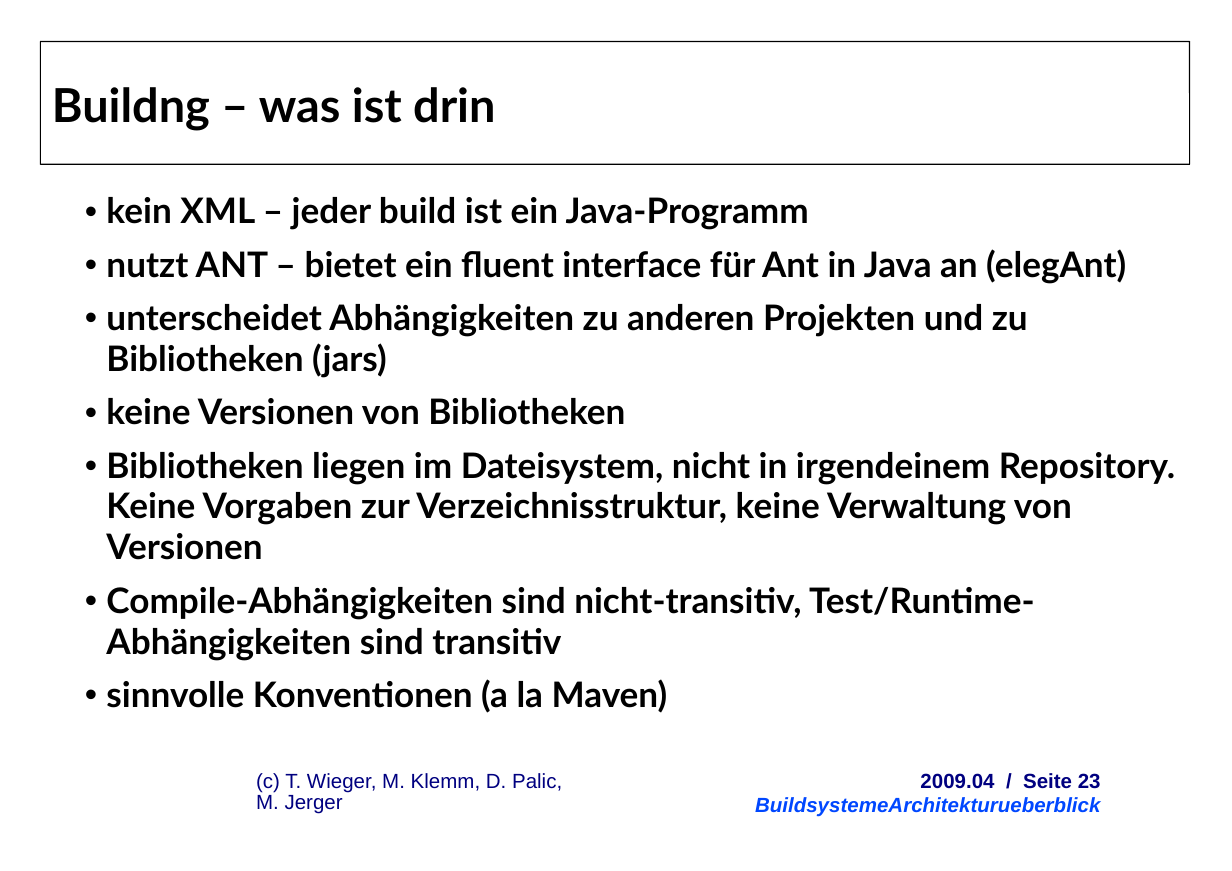
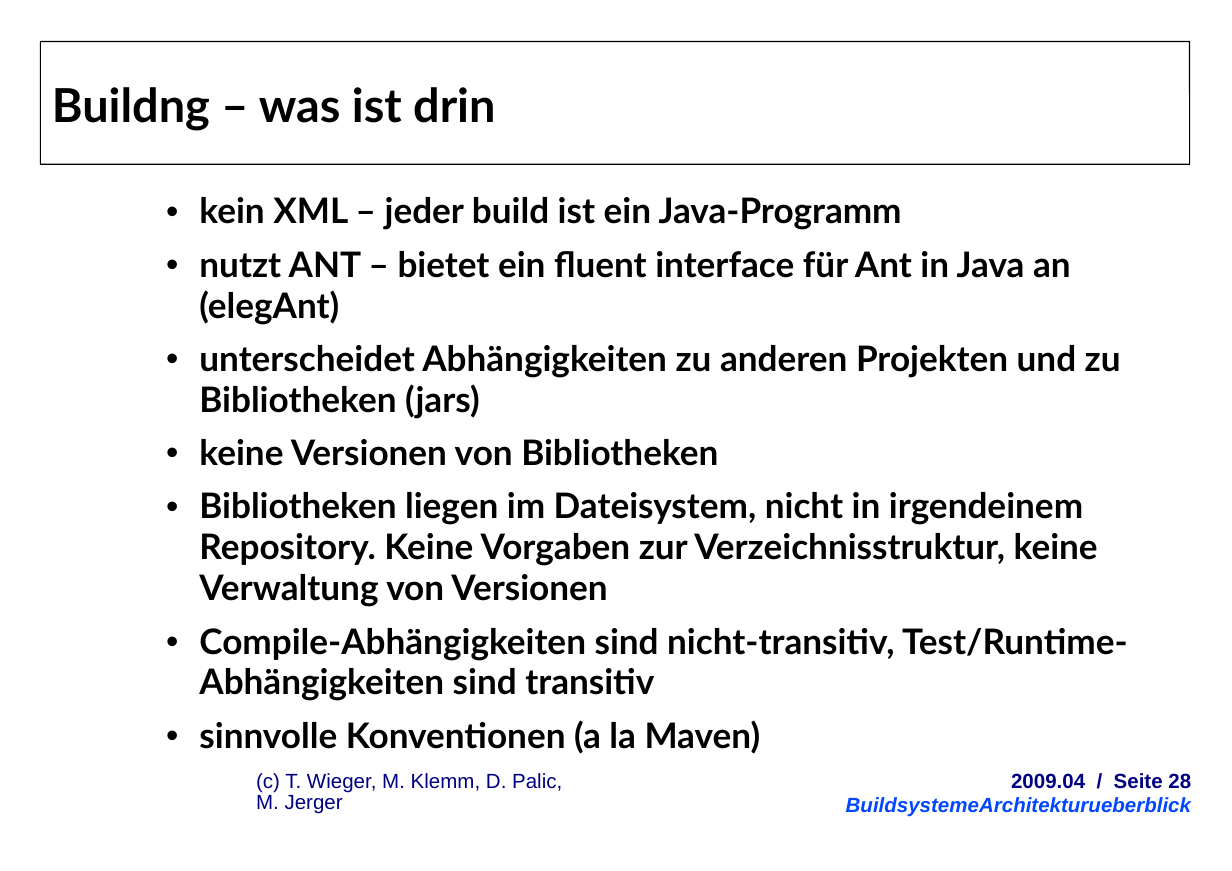
Before and after one commit to herrwieger/experttrainingbuildsystems, a slide deck: slide 28 of praesentationen/BuildsystemeArchitekturueberblick.odp (slide 23 before the commit). Drawn at 1232x871 pixels with LibreOffice and Linux fonts; fonts in the diff are those of the drawing; background and template pictures are left out. Boxes give left, top, right and bottom in pixels: in the first picture for what was removed or moved away, otherwise in the second. Text is boxed around its words. In the diff, an @@ line names an element or a change of style, - is before the commit and + after.

```diff
--- a/praesentationen/BuildsystemeArchitekturueberblick.odp
+++ b/praesentationen/BuildsystemeArchitekturueberblick.odp
@@ text "kein XML – jeder build ..." at (199,197,1128,754): indent changed @@
@@ text: place and size @@
-text at (755,773,1101,817)
+text at (846,773,1191,817)
@@ text at (1011,773,1191,789): text changed @@
-2009.04 / Seite 23
+2009.04 / Seite 28
```
Also in this commit, not shown: 26 other slides changed, 6 slides added, 1 other file.
